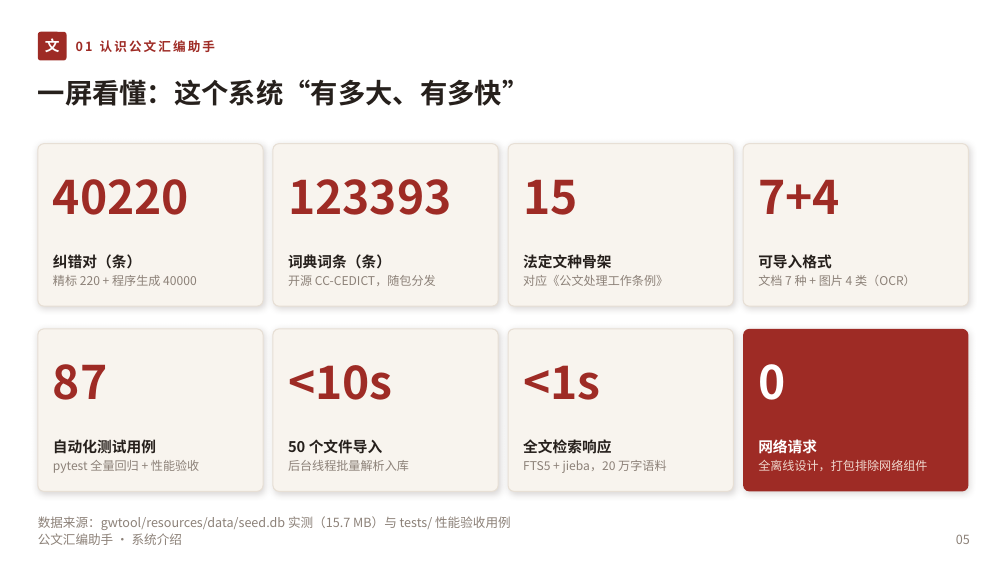
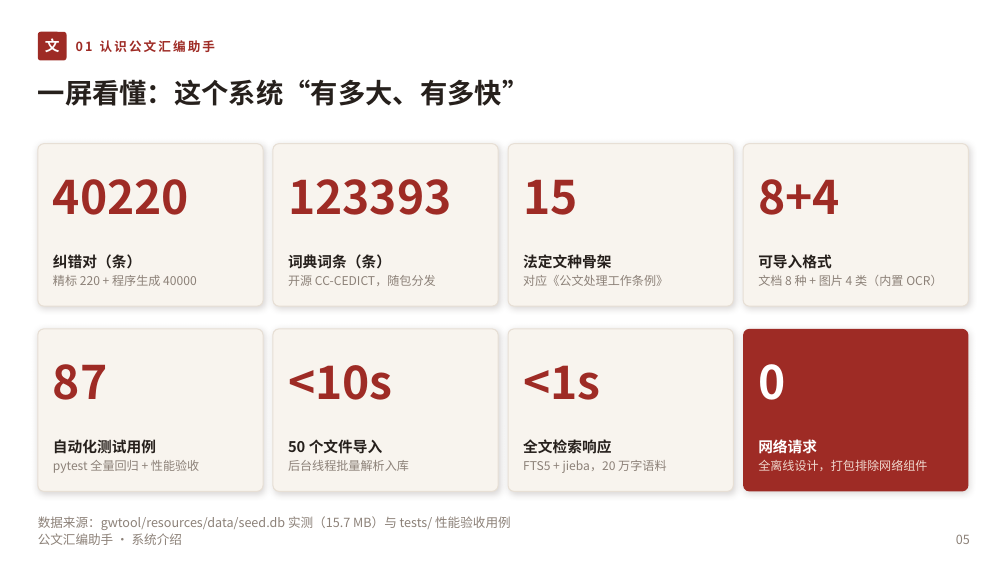
Before and after one commit to lzh745200/gwtool, a slide deck: slide 5 of 公文汇编助手-系统介绍.pptx. Drawn at 1008x567 pixels with LibreOffice and Linux fonts; fonts in the diff are those of the drawing. Boxes give left, top, right and bottom in pixels: in the first picture for what was removed or moved away, otherwise in the second. Text is boxed around its words. In the diff, an @@ line names an element or a change of style, - is before the commit and + after.

```diff
--- a/公文汇编助手-系统介绍.pptx
+++ b/公文汇编助手-系统介绍.pptx
@@ text at (758,179,840,215): text changed @@
-7+4
+8+4
@@ text at (758,275,942,286): text changed @@
-文档 7 种 + 图片 4 类（OCR）
+文档 8 种 + 图片 4 类（内置 OCR）
```
Also in this commit, not shown: 15 other slides changed, 4 other files.
